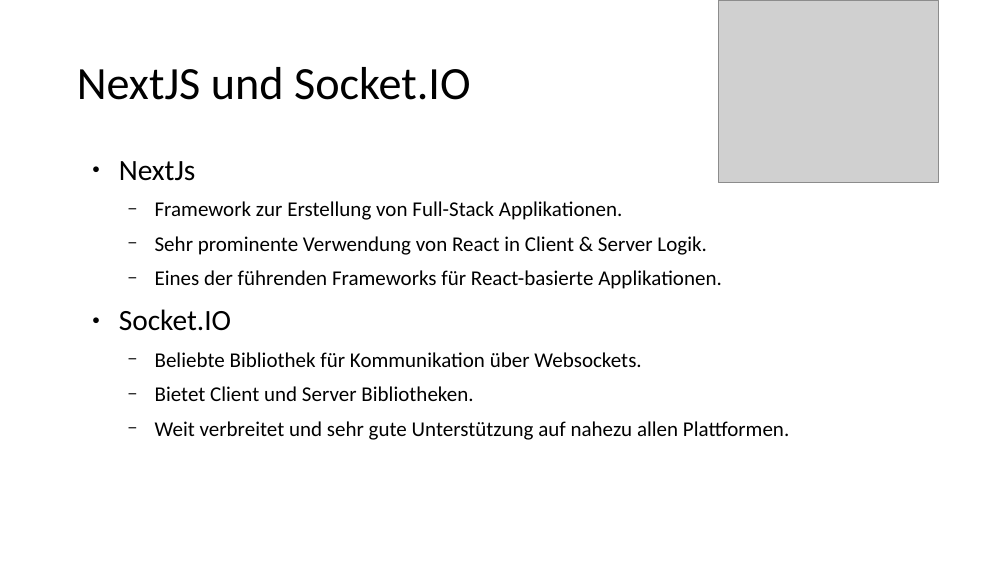
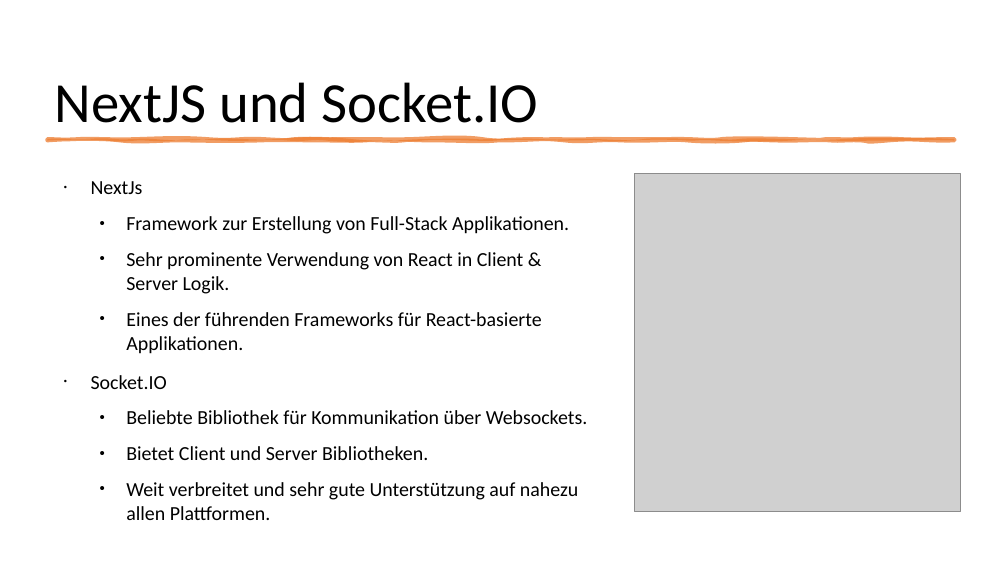
Before and after one commit to RocordJavaScript2023/realtime, a slide deck: slide 13 of presentation/realtime.pptx (slide 14 before the commit). Drawn at 1008x567 pixels with LibreOffice and Linux fonts; fonts in the diff are those of the drawing; grey boxes stand for pictures. Boxes give left, top, right and bottom in pixels: in the first picture for what was removed or moved away, otherwise in the second. Text is boxed around its words. In the diff, an @@ line names an element or a change of style, - is before the commit and + after.

```diff
--- a/presentation/realtime.pptx
+++ b/presentation/realtime.pptx
@@ title "NextJS und Socket.IO": place and size @@
-title "NextJS und Socket.IO" at <box>77,67,471,100</box>
+title "NextJS und Socket.IO" at <box>55,82,538,123</box>
@@ title "NextJS und Socket.IO" at <box>55,82,538,123</box>: size 44 to 54 pt; vertical alignment middle to bottom @@
@@ freeform shape added at <box>48,139,955,141</box>, fill #ED7D31 at 75% opacity, outline #ED7D31 3.5 pt @@
@@ text "NextJs": place and size @@
-text "NextJs" at <box>119,161,789,440</box>
+text "NextJs" at <box>91,181,588,520</box>
@@ text "NextJs" at <box>91,181,588,520</box>: size 28 to 19 pt in "NextJs", "Socket.IO"; size 20 to 19 pt; bullet ● to •; bullet − to • @@
@@ picture: place and size @@
-picture at <box>718,0,939,182</box>
+picture at <box>634,173,960,512</box>
```
Also in this commit, not shown: 16 other slides changed, 4 slides removed.
